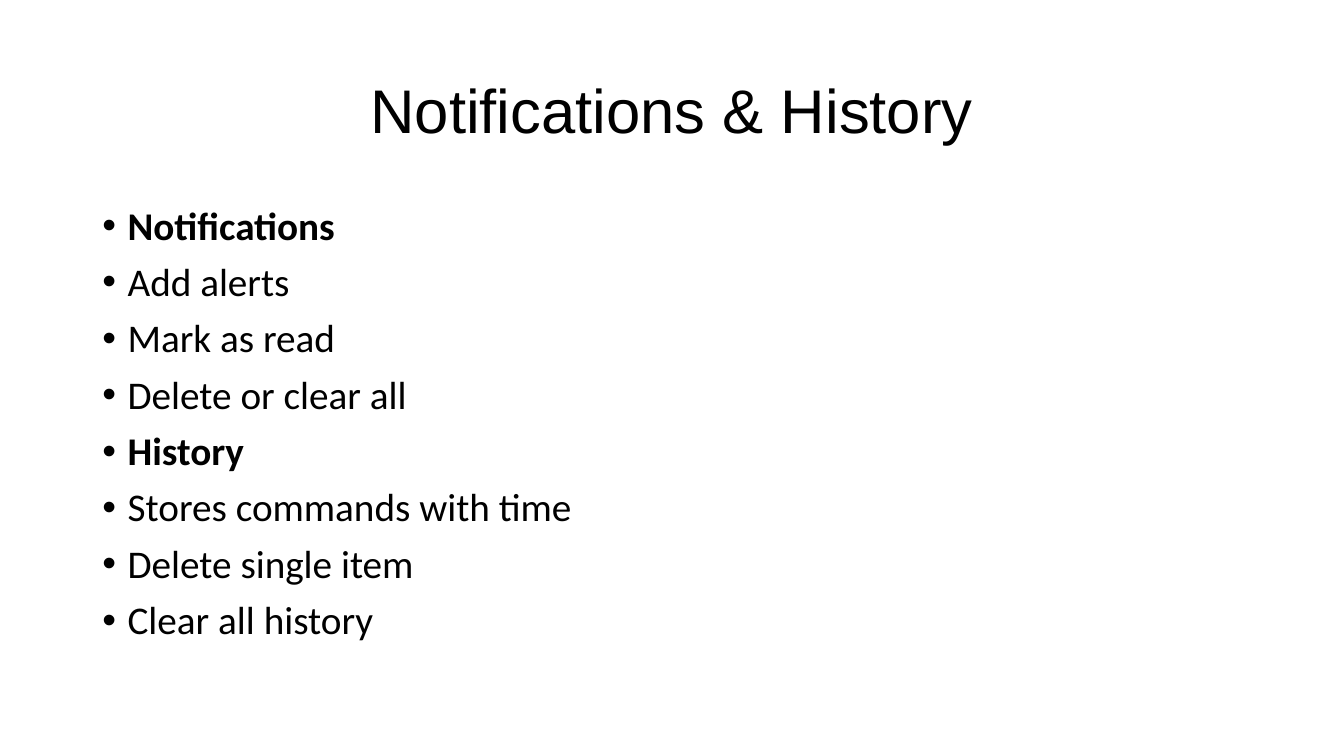
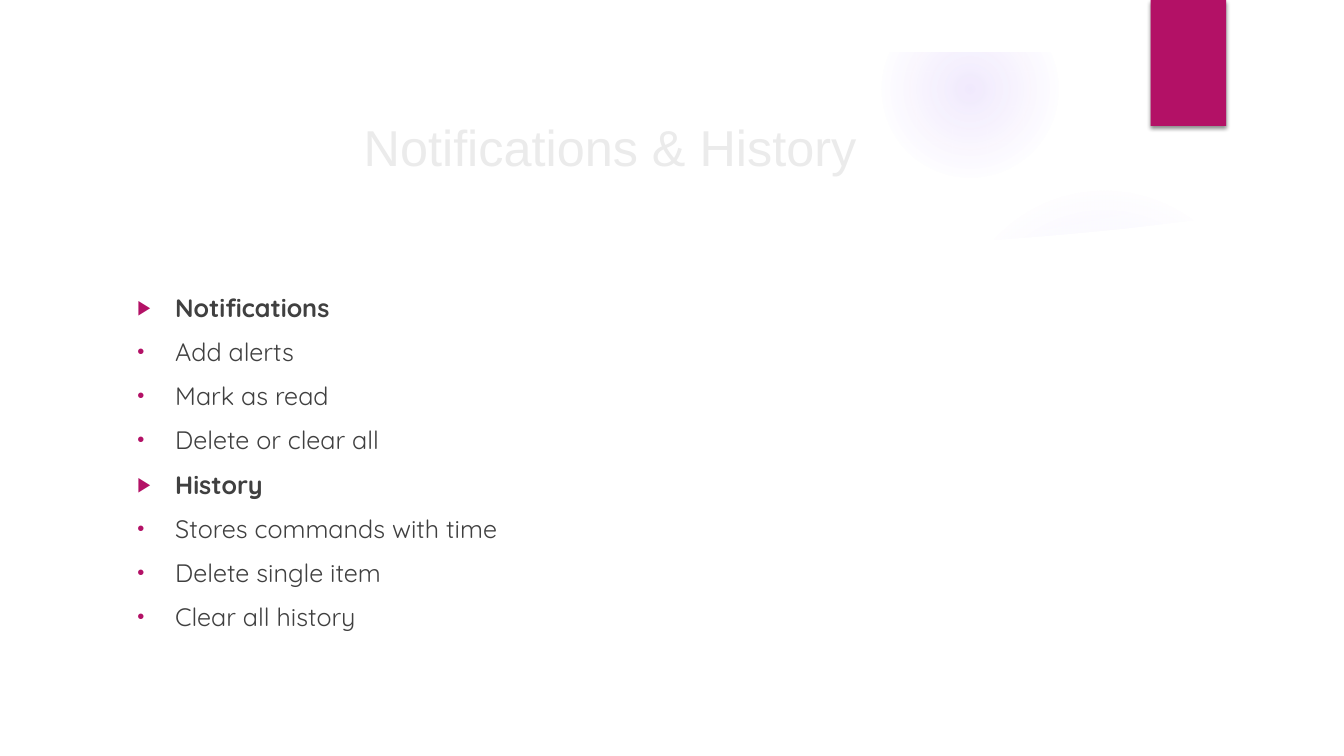
Before and after one commit to devbysamcloudy/FINAL-PROJECT, a slide deck: slide 8 of JARVIS AI Assistant.pptx. Drawn at 1344x756 pixels with LibreOffice and Linux fonts; fonts in the diff are those of the drawing; background and template pictures are left out. Boxes give left, top, right and bottom in pixels: in the first picture for what was removed or moved away, otherwise in the second. Text is boxed around its words. In the diff, an @@ line names an element or a change of style, - is before the commit and + after.

```diff
--- a/JARVIS AI Assistant.pptx
+++ b/JARVIS AI Assistant.pptx
@@ group added at [0, 0, 1344, 756]: 3 ellipses, 2 freeform shapes @@
@@ rectangle added at [1150, 0, 1226, 126], fill #B31166 @@
@@ title "Notifications & History": place and size @@
-title "Notifications & History" at [370, 88, 973, 145]
+title "Notifications & History" at [175, 298, 329, 499]
@@ title "Notifications & History" at [175, 298, 329, 499]: size 44 to 36 pt, text colour #000000 to #EBEBEB; line spacing 0.9 to 1 @@
@@ text "Notifications": place and size @@
-text "Notifications" at [128, 212, 572, 641]
+text "Notifications" at [175, 342, 497, 631]
@@ text "Notifications" at [175, 342, 497, 631]: size 28 to 18 pt, font Calibri to Quicksand, text colour #000000 to #404040; bullet • to ▶; line spacing 0.9 to 1; indent changed @@
```
Also in this commit, not shown: 13 other slides changed, 1 slide added, 2 other files.
